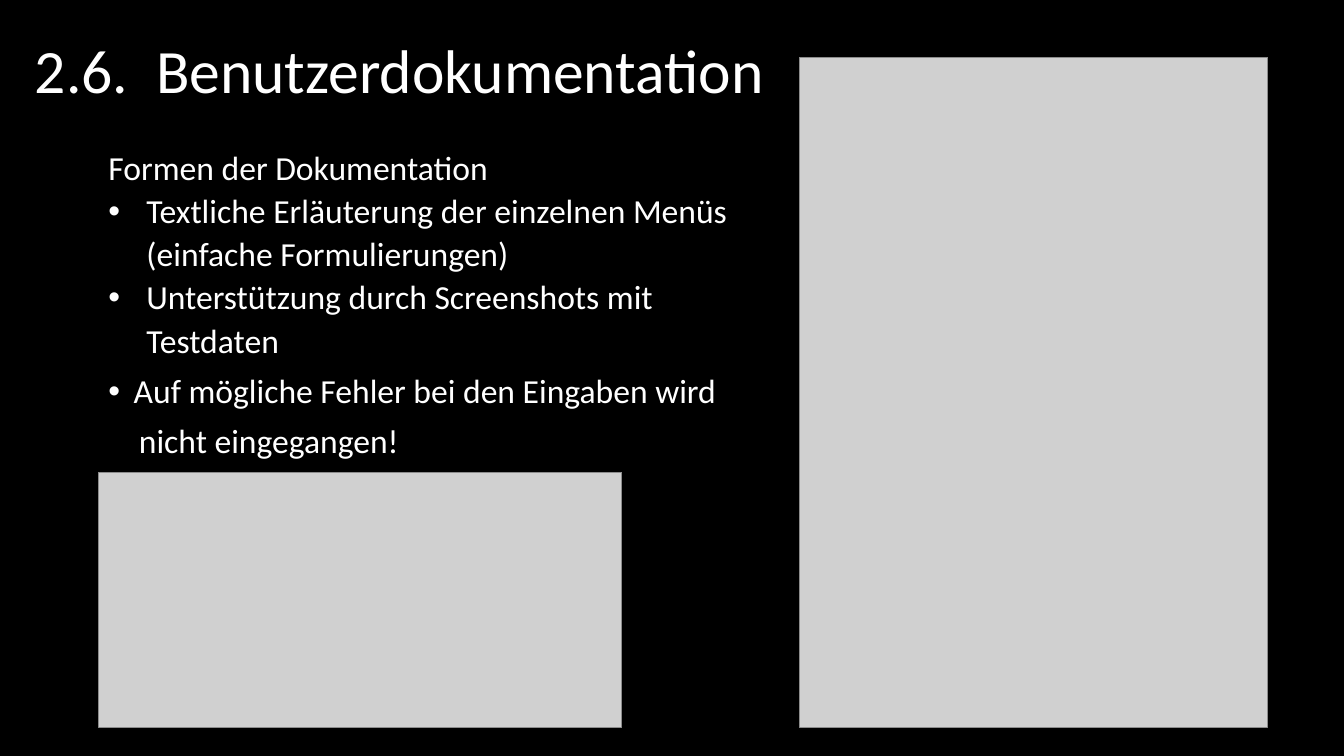
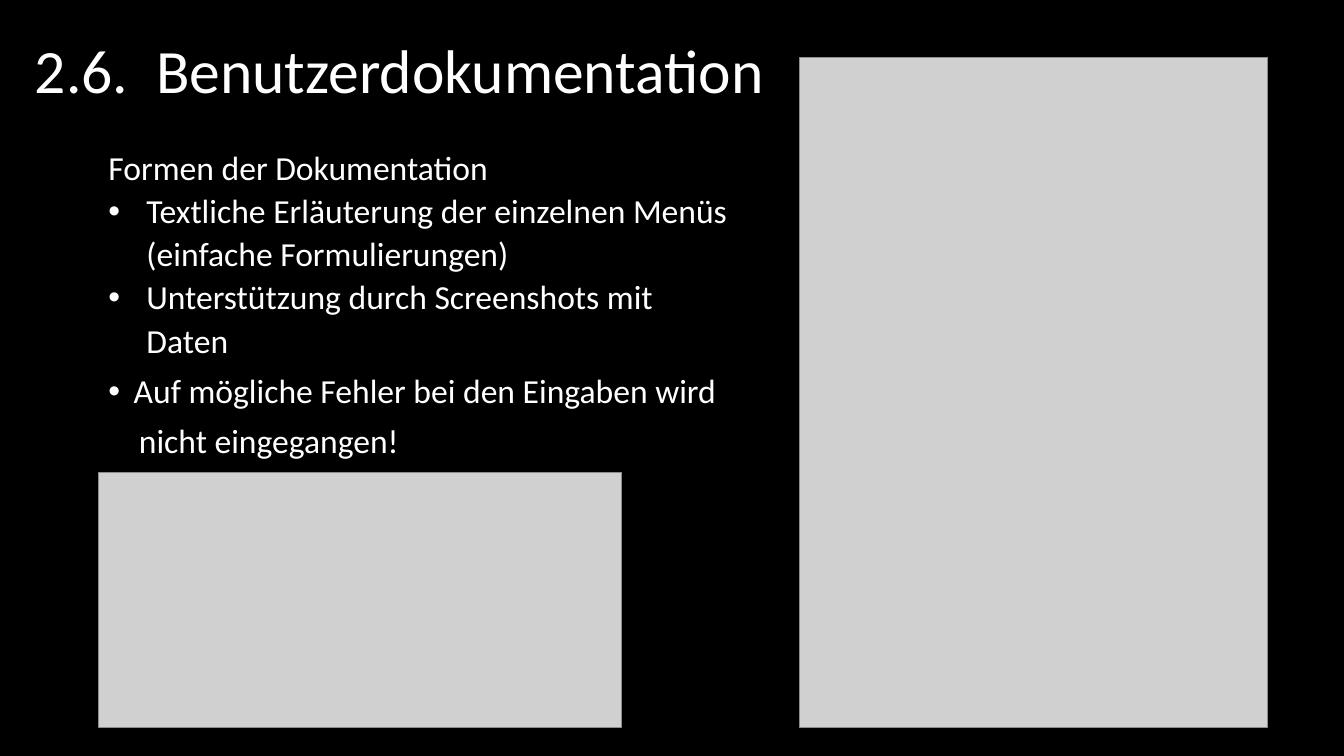
Before and after one commit to SE-Beleggruppe/Beleg_Planung, a slide deck: slide 22 of Präsentation/Felix - Dokumentation/SE_Dokumentation.pptx. Drawn at 1344x756 pixels with LibreOffice and Linux fonts; fonts in the diff are those of the drawing; grey boxes stand for pictures. Boxes give left, top, right and bottom in pixels: in the first picture for what was removed or moved away, otherwise in the second. Text is boxed around its words. In the diff, an @@ line names an element or a change of style, - is before the commit and + after.

```diff
--- a/Präsentation/Felix - Dokumentation/SE_Dokumentation.pptx
+++ b/Präsentation/Felix - Dokumentation/SE_Dokumentation.pptx
@@ text at (146, 331, 228, 354): text changed @@
-  Testdaten
+  Daten
```
Also in this commit, not shown: 7 other slides changed.
